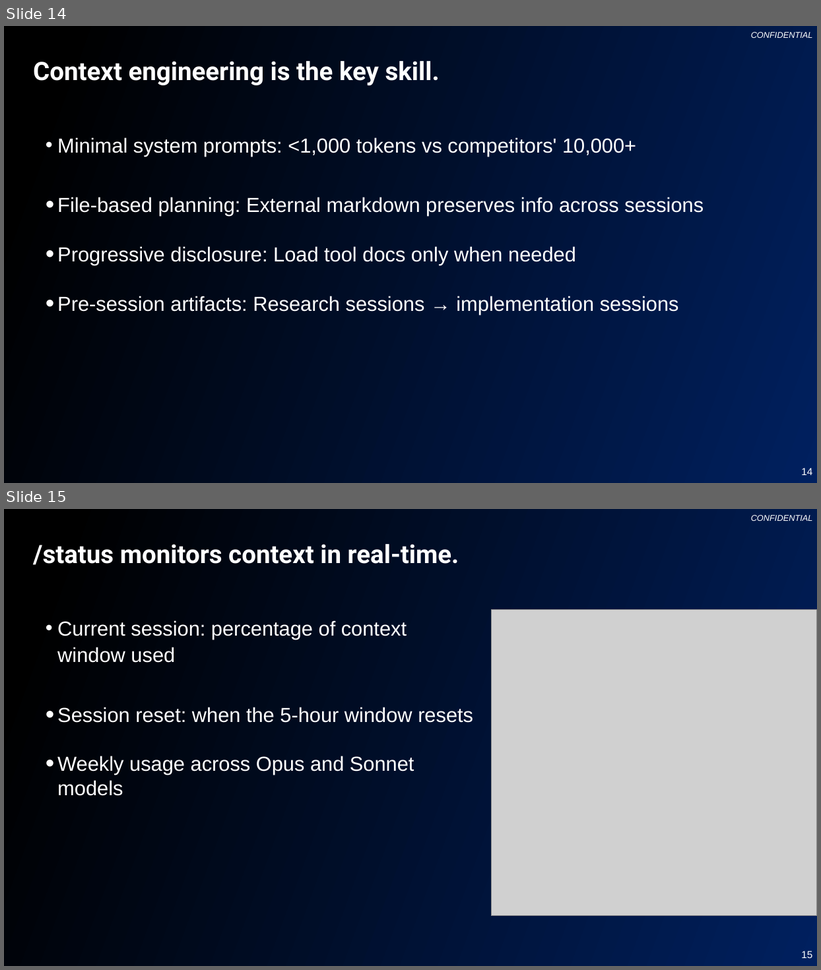
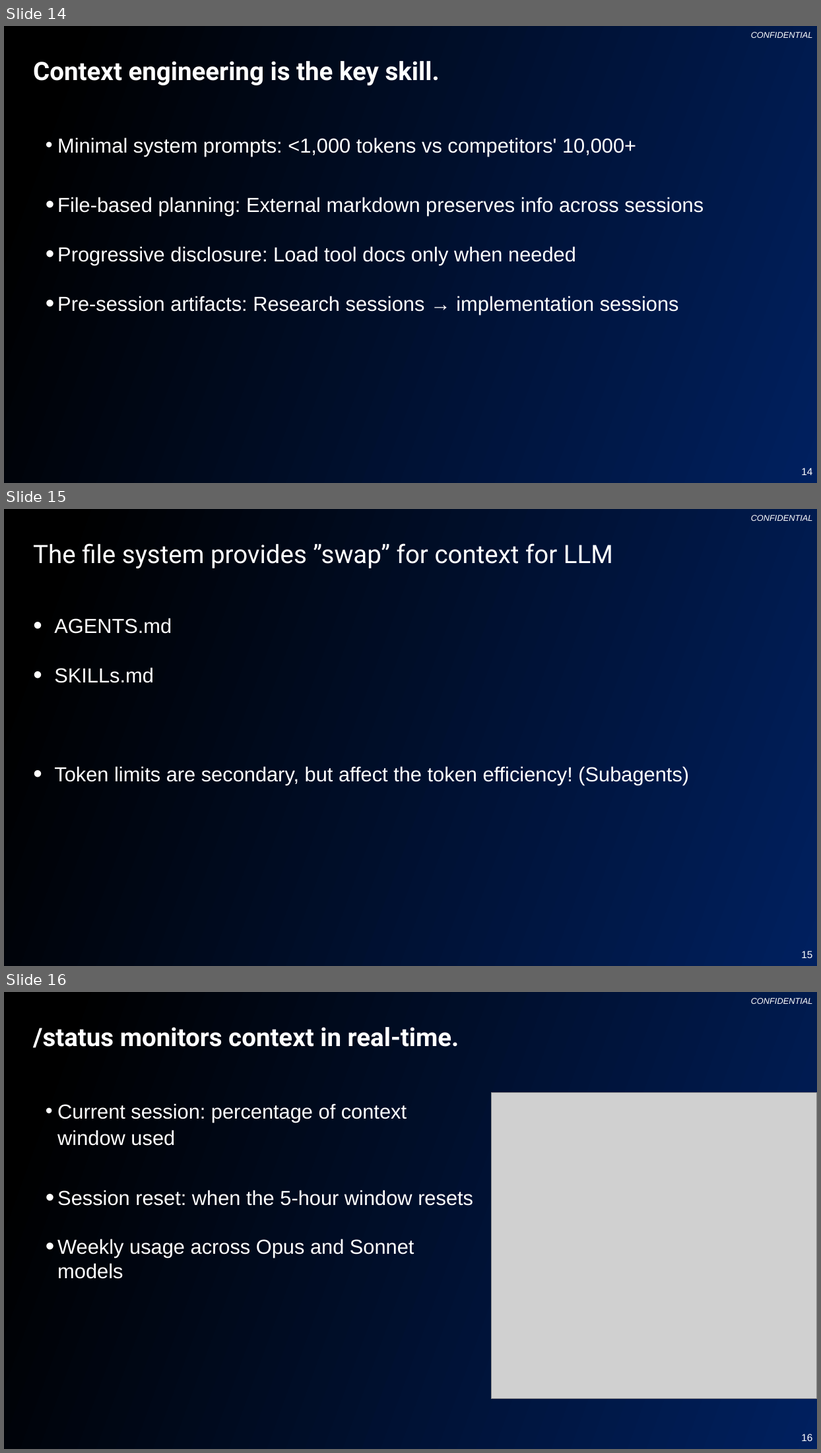
Before and after one commit to changhee-somite/20260114-claude-code, a slide deck: 20260114 Claude-Code-Presentation-v2.pptx. Shown one above the other, each under a label of ours: slides 14 and 15 before the commit, slides 14, 15 and 16 after it. The pictures are 821x970 and 821x1453 pixels, drawn with LibreOffice and Linux fonts; fonts in the diff are those of the drawing; grey boxes stand for pictures; background and template pictures are left out. Boxes give left, top, right and bottom in pixels: in the first picture for what was removed or moved away, otherwise in the second. Text is boxed around its words. In the diff, an @@ line names an element or a change of style, - is before the commit and + after.

```diff
--- a/20260114 Claude-Code-Presentation-v2.pptx
+++ b/20260114 Claude-Code-Presentation-v2.pptx
@@ slide 15 added at (4,509,817,966), background gradient #000000 to #00205F; not listed: 1 template element that a slide beside it also shows @@
@@ title added at (33,543,613,569), 30 pt, text #FFFFFF @@
+The file system provides ”swap” for context for LLM
@@ text added at (54,618,689,785), 24 pt, text #FFFFFF @@
+• AGENTS.md
+• SKILLs.md
+• Token limits are secondary, but affect the token efficiency! (Subagents)
@@ page number added at (801,951,812,958), 12 pt, text #FFFFFF @@
+15
@@ what was slide 15 is now slide 16 @@
@@ page number at (801,1434,812,1441): text changed @@
-15
+16
```
Also in this commit, not shown: 6 slides changed, 1 other slide added.
